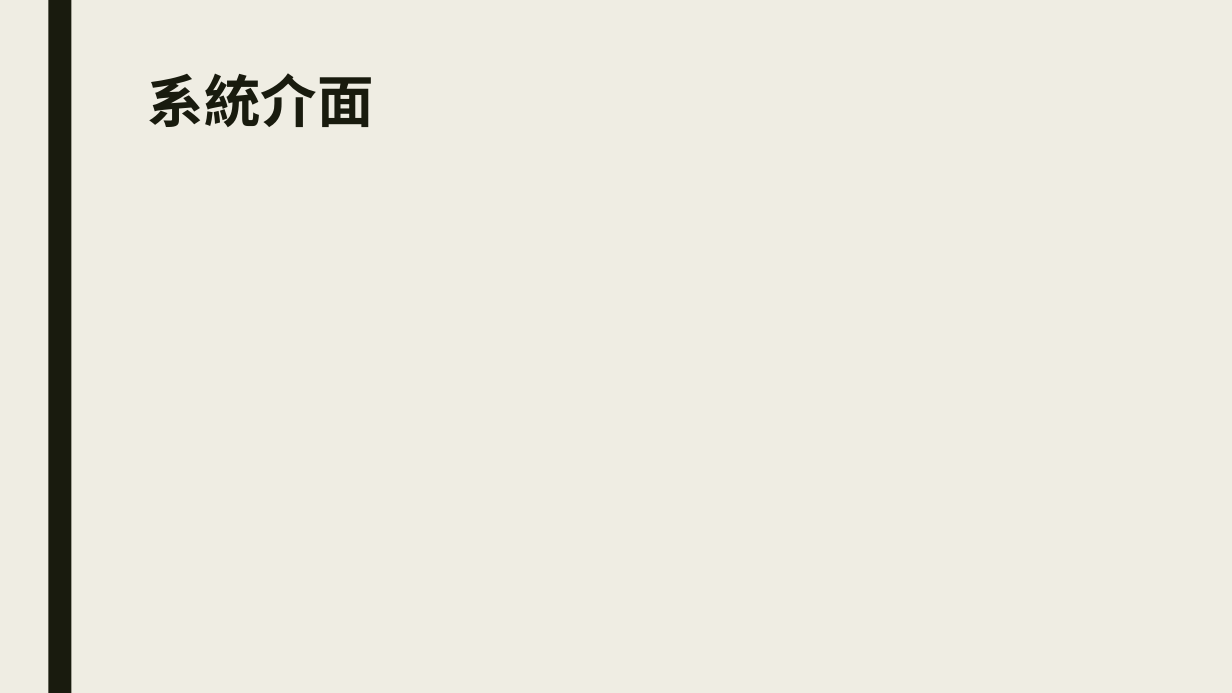
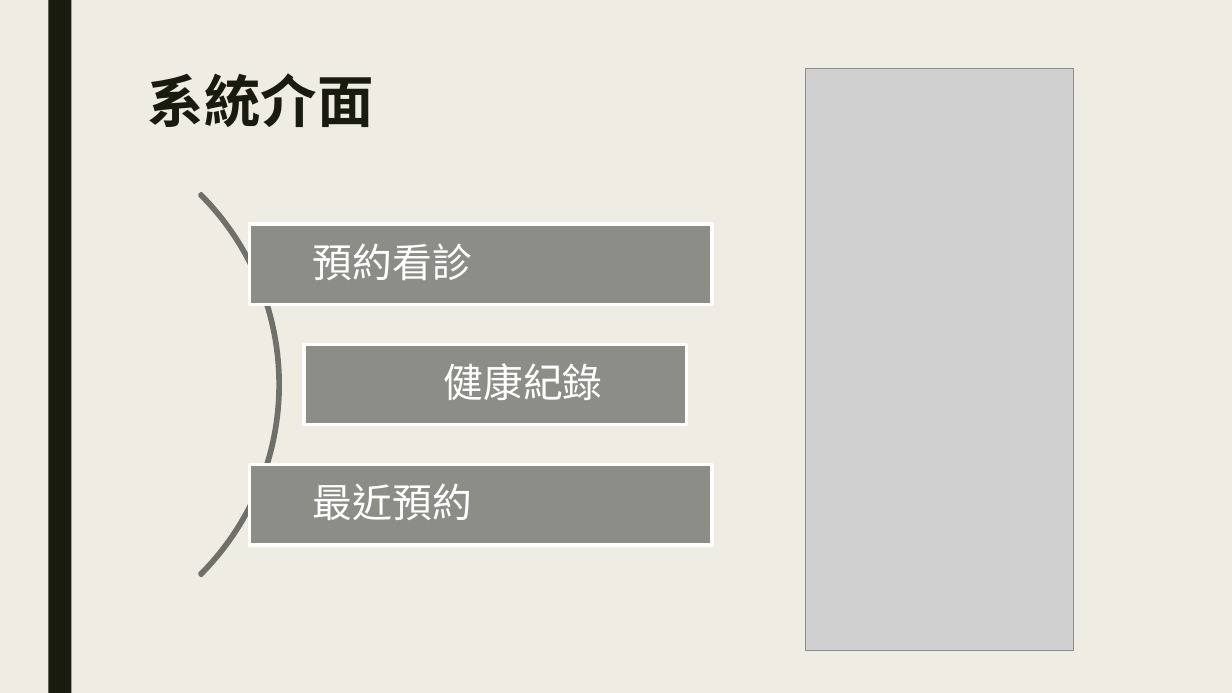
Before and after one commit to plum0411/e-commerce, a slide deck: slide 11 of LINE在電商領域能提出之新功能.pptx. Drawn at 1232x693 pixels with LibreOffice and Linux fonts; fonts in the diff are those of the drawing; grey boxes stand for pictures. Boxes give left, top, right and bottom in pixels: in the first picture for what was removed or moved away, otherwise in the second. Text is boxed around its words. In the diff, an @@ line names an element or a change of style, - is before the commit and + after.

Commit message:
add PPT UI/fix word image bug

```diff
--- a/LINE在電商領域能提出之新功能.pptx
+++ b/LINE在電商領域能提出之新功能.pptx
@@ picture added at (805, 69, 1074, 652) @@
@@ group added at (0, 115, 713, 654): 3 rectangles, 3 texts, 1 arch (boxed as its full ring) @@
+預約看診
+健康紀錄
+最近預約
```
Also in this commit, not shown: 7 slides added, 1 other file.
